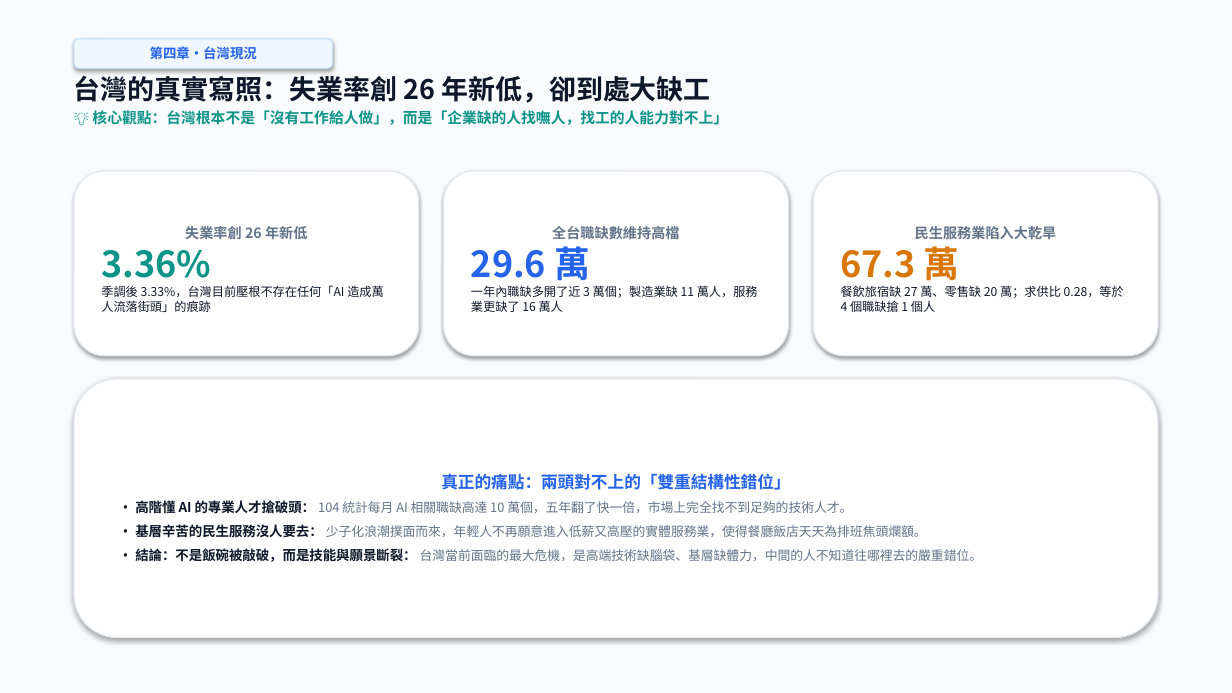
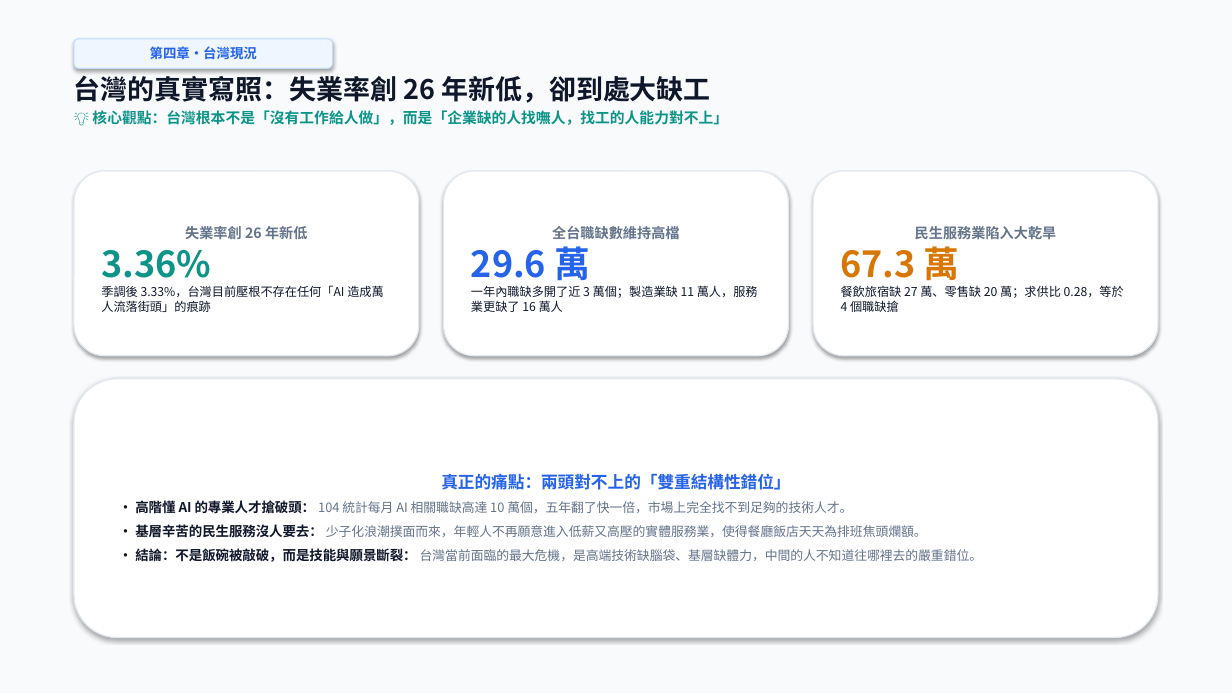
Before and after one commit to ZoeChengYu/2026F_information_and_life, a slide deck: slide 11 of 期中報告_ver.Gemini.1.0.1.pptx. Drawn at 1232x693 pixels with LibreOffice and Linux fonts; fonts in the diff are those of the drawing. Boxes give left, top, right and bottom in pixels: in the first picture for what was removed or moved away, otherwise in the second. Text is boxed around its words. In the diff, an @@ line names an element or a change of style, - is before the commit and + after.

```diff
--- a/期中報告_ver.Gemini.1.0.1.pptx
+++ b/期中報告_ver.Gemini.1.0.1.pptx
@@ text in rounded rectangle at bbox=[841, 285, 1124, 312]: text changed @@
-餐飲旅宿缺 27 萬、零售缺 20 萬；求供比 0.28，等於 4 個職缺搶 1 個人
+餐飲旅宿缺 27 萬、零售缺 20 萬；求供比 0.28，等於 4 個職缺搶
```
Also in this commit, not shown: 6 other slides changed, 2 other files.
